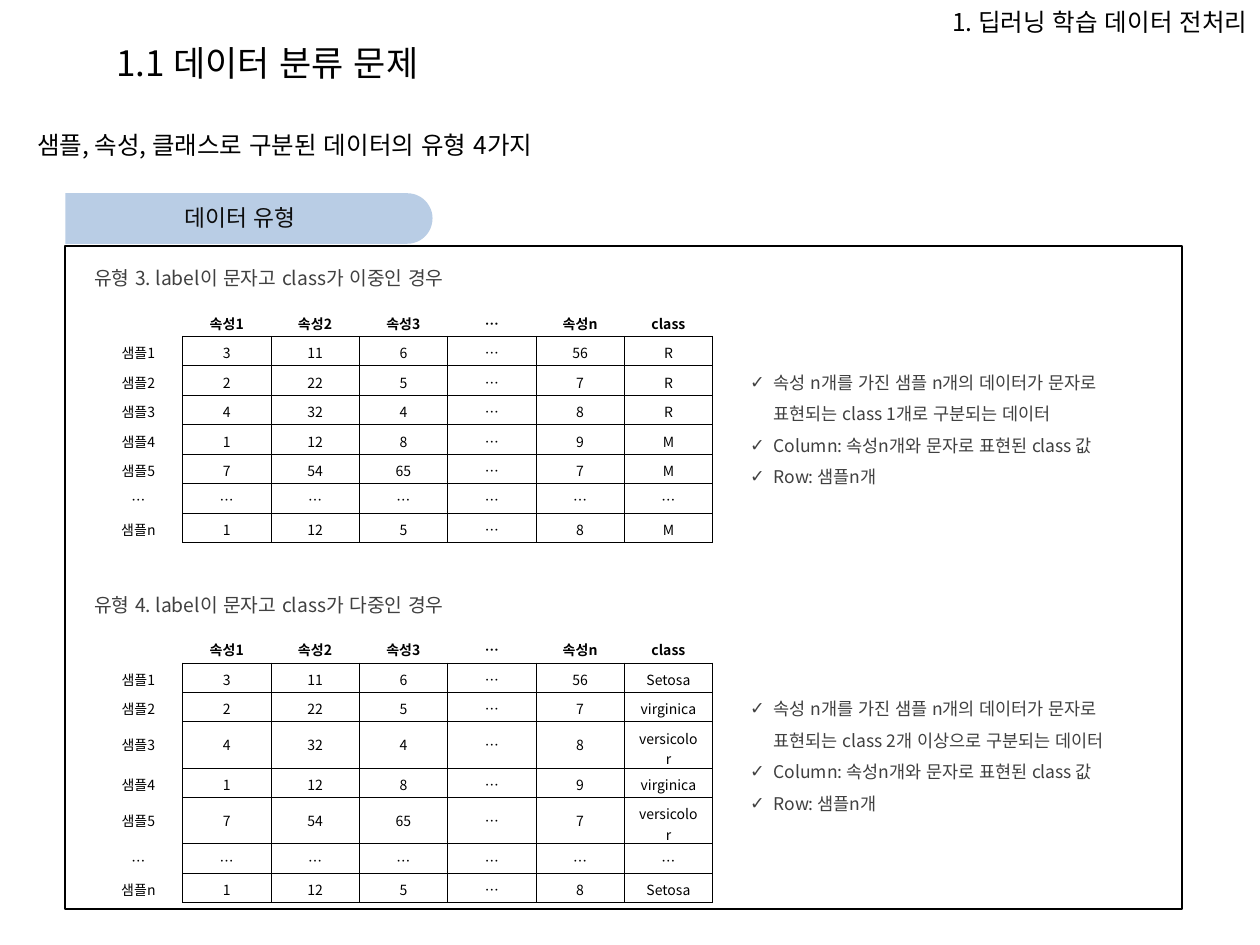
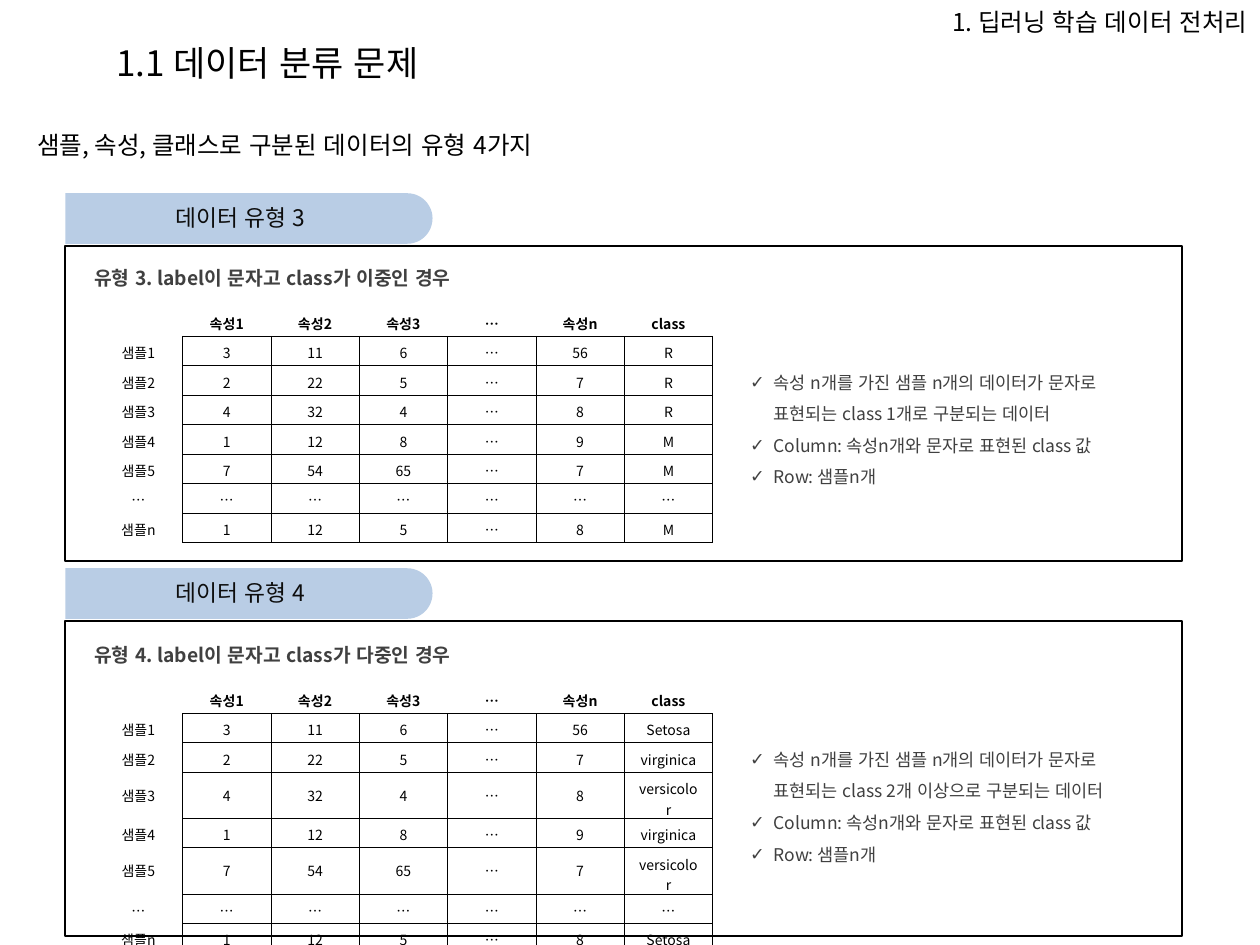
Before and after one commit to Heechul90/Preprocessing, a slide deck: slide 5 of 파이썬 전처리 코드 모듈화 설명.pptx (slide 4 before the commit). Drawn at 1260x945 pixels with LibreOffice and Linux fonts; fonts in the diff are those of the drawing; background and template pictures are left out. Boxes give left, top, right and bottom in pixels: in the first picture for what was removed or moved away, otherwise in the second. Text is boxed around its words. In the diff, an @@ line names an element or a change of style, - is before the commit and + after.

```diff
--- a/파이썬 전처리 코드 모듈화 설명.pptx
+++ b/파이썬 전처리 코드 모듈화 설명.pptx
@@ text in rectangle at [176,207,306,228]: text changed @@
-데이터 유형
+데이터 유형 3
@@ rectangle: place and size @@
-rectangle at [66,246,1182,908]
+rectangle at [66,246,1182,561]
@@ text "유형 3. label이 문자고 class가 ..." at [94,268,450,287]: bold on @@
@@ round same rect added at [66,568,433,618], fill #B9CDE5 @@
@@ rectangle added at [68,570,413,616], fill #B9CDE5, 13 pt, text #0D0D0D @@
+데이터 유형 4
@@ rectangle added at [66,621,1182,936], outline #000000 1 pt @@
@@ text "유형 4. label이 문자고 class가 ..." at [94,645,450,664]: bold on @@
@@ text "유형 4. label이 문자고 class가 ...": place and size @@
-text "유형 4. label이 문자고 class가 ..." at [94,596,443,614]
+text "유형 4. label이 문자고 class가 ..." at [94,645,450,664]
@@ table: place and size @@
-table at [94,634,712,900]
+table at [94,684,712,920]
@@ text "속성 n개를 가진 샘플 n개의 ...": place and size @@
-text "속성 n개를 가진 샘플 n개의 ..." at [774,700,1103,812]
+text "속성 n개를 가진 샘플 n개의 ..." at [774,751,1103,863]
```
Also in this commit, not shown: 16 other slides changed, 5 slides added, 4 other files.
